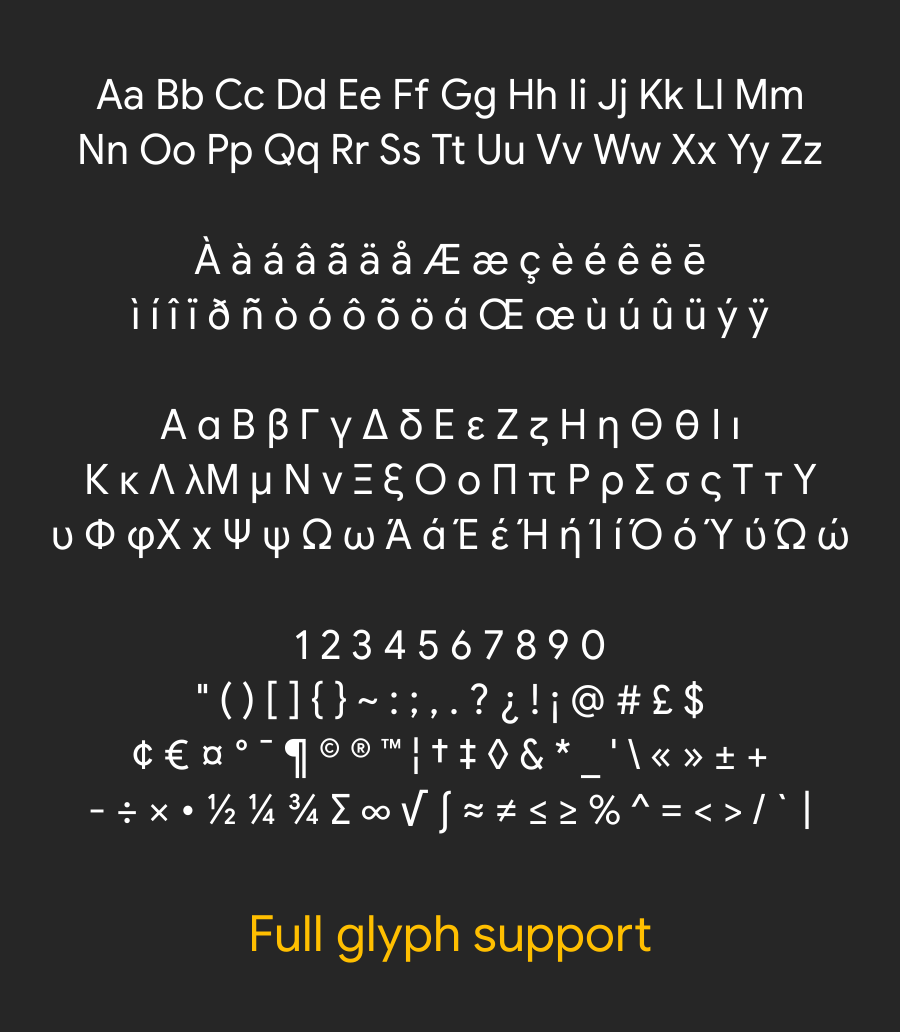
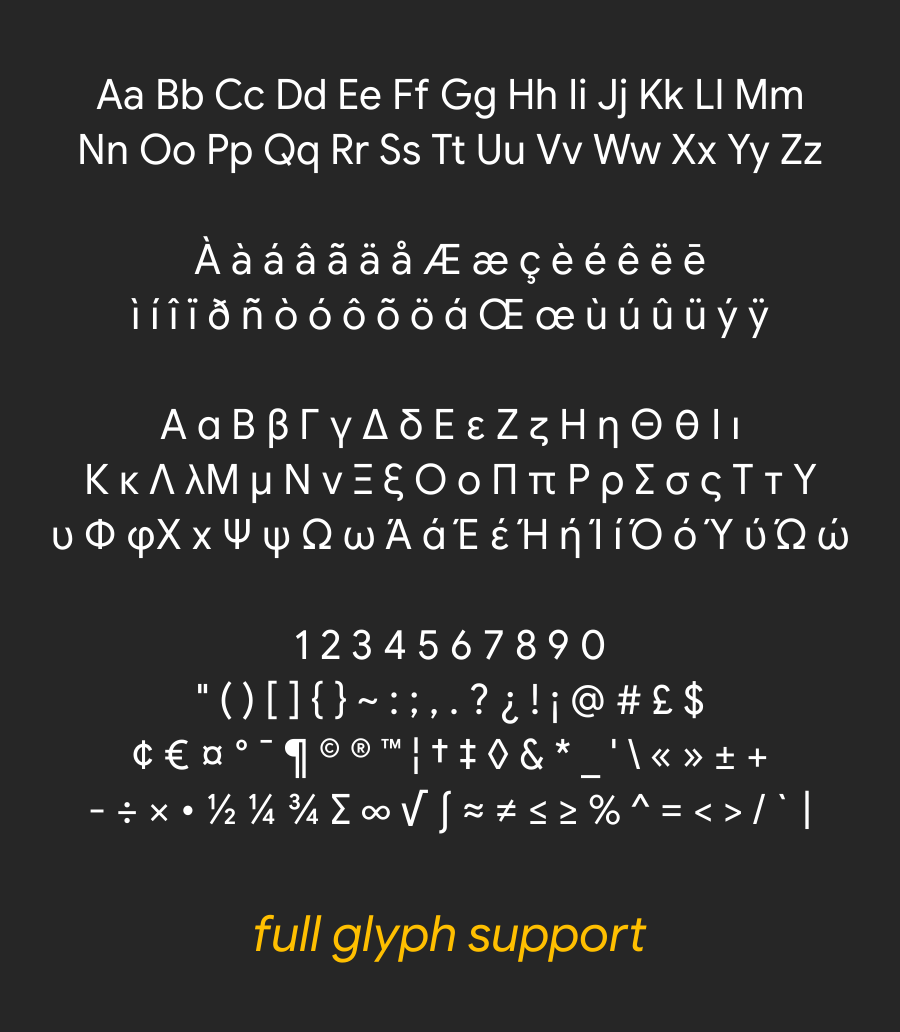
Layer changes from the first 900×1032 image to the second:
renamed "Full glyph support" to "full glyph support", painted on it over <box>252,914,651,963</box>
